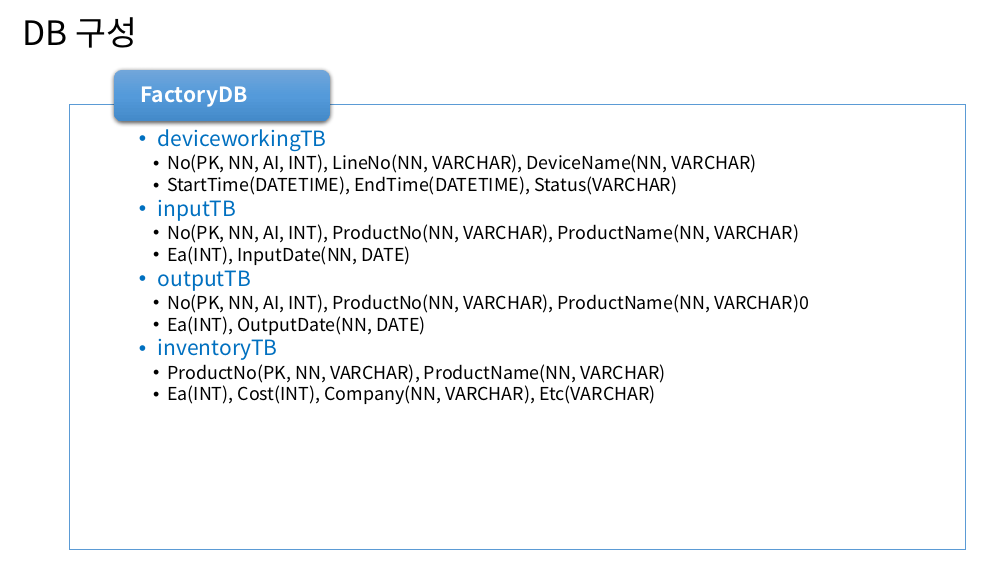
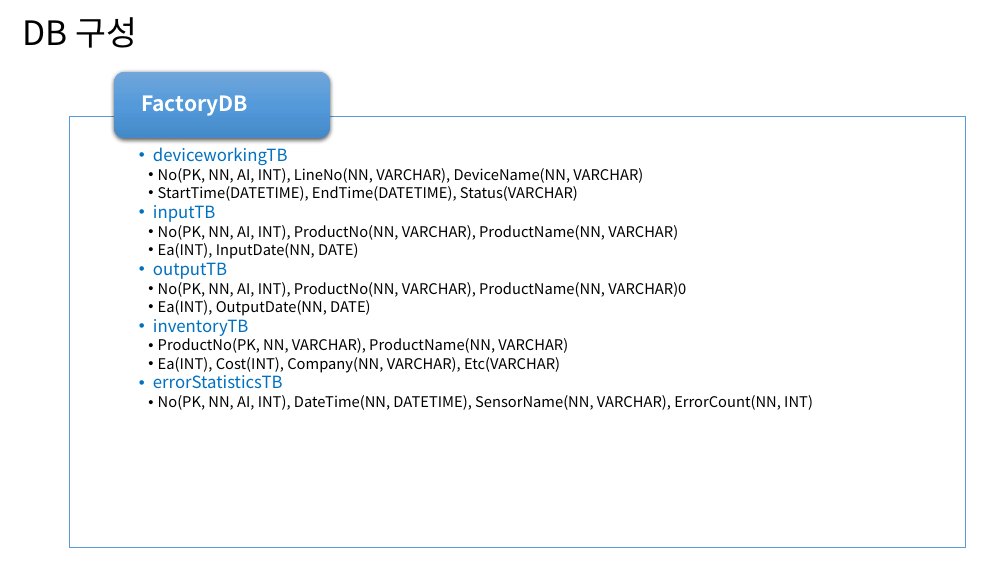
Before and after one commit to djzwns/single-bungle-hwagok-c-, a slide deck: slide 7 of evaluation/공장 관리 시스템.pptx (slide 6 before the commit). Drawn at 1008x567 pixels with LibreOffice and Linux fonts; fonts in the diff are those of the drawing. Boxes give left, top, right and bottom in pixels: in the first picture for what was removed or moved away, otherwise in the second. Text is boxed around its words. In the diff, an @@ line names an element or a change of style, - is before the commit and + after.

Commit message:
Update: factory management system

```diff
--- a/evaluation/공장 관리 시스템.pptx
+++ b/evaluation/공장 관리 시스템.pptx
@@ rounded rectangle: place and size @@
-rounded rectangle at <box>114,70,330,121</box>
+rounded rectangle at <box>114,72,330,138</box>
@@ text "FactoryDB": place and size @@
-text "FactoryDB" at <box>140,86,247,107</box>
+text "FactoryDB" at <box>141,95,248,116</box>
@@ text "deviceworkingTB": place and size @@
-text "deviceworkingTB" at <box>158,129,809,404</box>
+text "deviceworkingTB" at <box>153,147,813,410</box>
@@ rectangle: place and size @@
-rectangle at <box>70,104,966,549</box>
+rectangle at <box>70,116,966,547</box>
@@ text at <box>153,147,686,373</box>: size 20 to 16 pt in "deviceworkingTB", "inputTB", "outputTB", "inventoryTB"; size 17 to 14 pt in "No(PK, NN, AI, INT), LineNo(NN, VARCHAR), DeviceName(NN, ...", "StartTime(DATETIME), EndTime(DATETIME), Status(VARCHAR)", "No(PK, NN, AI, INT), ProductNo(NN, VARCHAR), ProductName(NN, ...", "Ea(INT), InputDate(NN, DATE)" and 4 more places; indent changed @@
@@ text at <box>153,371,813,410</box>: paragraphs added @@
+  •• errorStatisticsTB
+    •• No(PK, NN, AI, INT), DateTime(NN, DATETIME), SensorName(NN, VARCHAR), ErrorCount(NN, INT)
```
Also in this commit, not shown: 4 other slides changed, 1 slide added, 3 other files.
